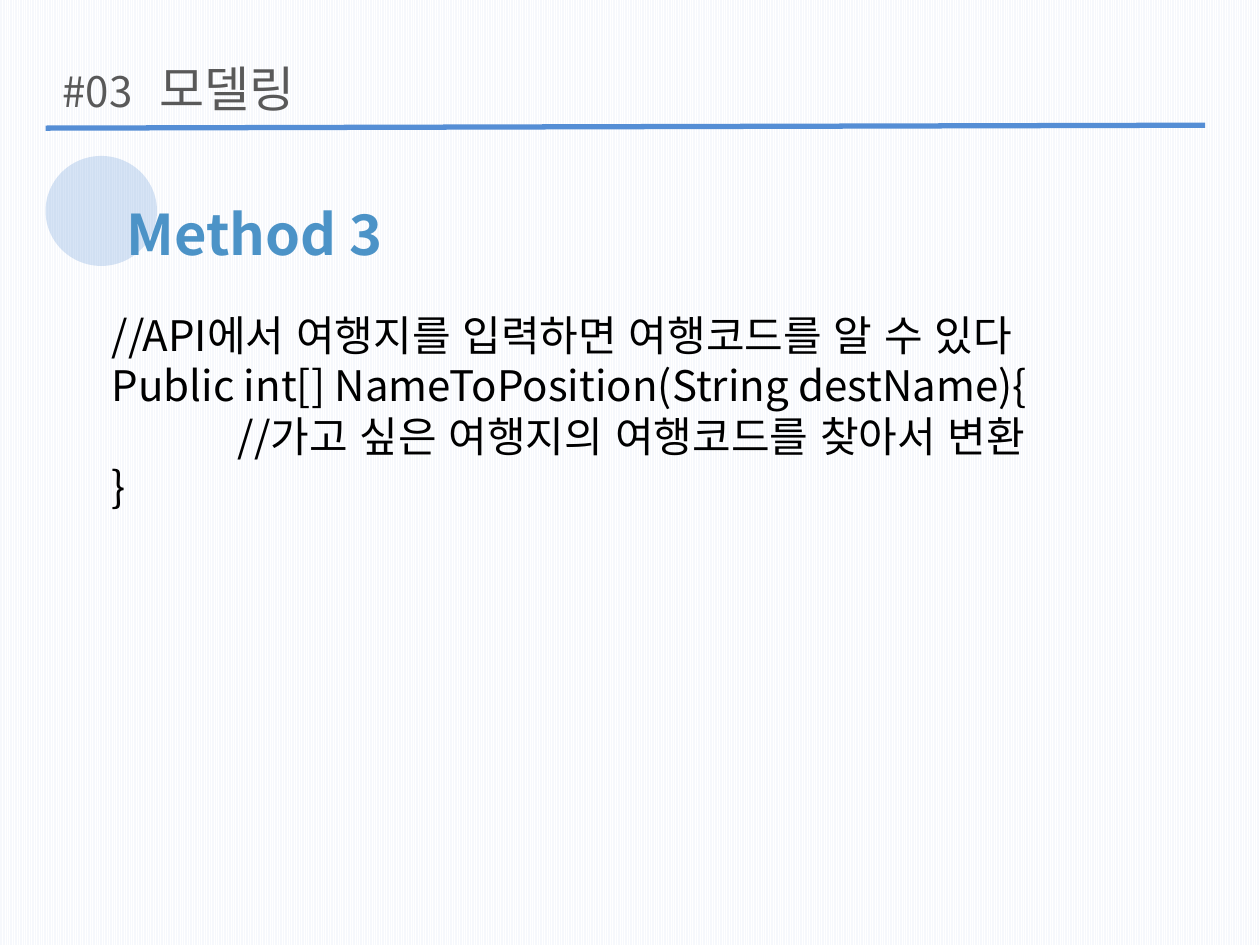
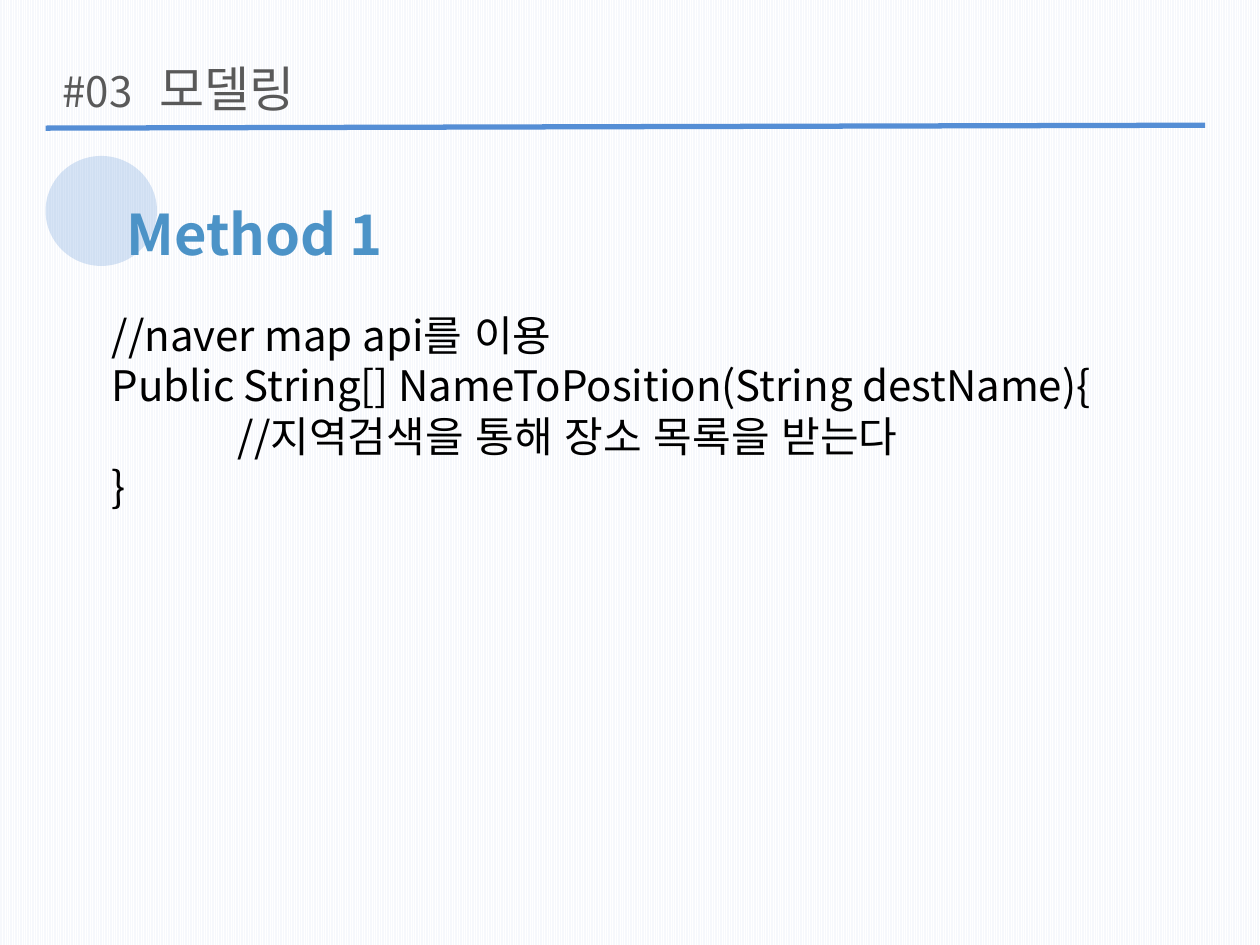
Before and after one commit to wlgh325/DS, a slide deck: slide 14 of 자구발표2.pptx (slide 16 before the commit). Drawn at 1260x945 pixels with LibreOffice and Linux fonts; fonts in the diff are those of the drawing. Boxes give left, top, right and bottom in pixels: in the first picture for what was removed or moved away, otherwise in the second. Text is boxed around its words. In the diff, an @@ line names an element or a change of style, - is before the commit and + after.

```diff
--- a/자구발표2.pptx
+++ b/자구발표2.pptx
@@ text at (127, 210, 383, 256): text changed @@
-Method 3
+Method 1
@@ text at (112, 316, 1091, 460): text changed @@
-//API에서 여행지를 입력하면 여행코드를 알 수 있다
-Public int[] NameToPosition(String destName){
-//가고 싶은 여행지의 여행코드를 찾아서 변환
+//naver map api를 이용
+Public String[] NameToPosition(String destName){
+//지역검색을 통해 장소 목록을 받는다
```
Also in this commit, not shown: 10 other slides changed, 3 slides added.
